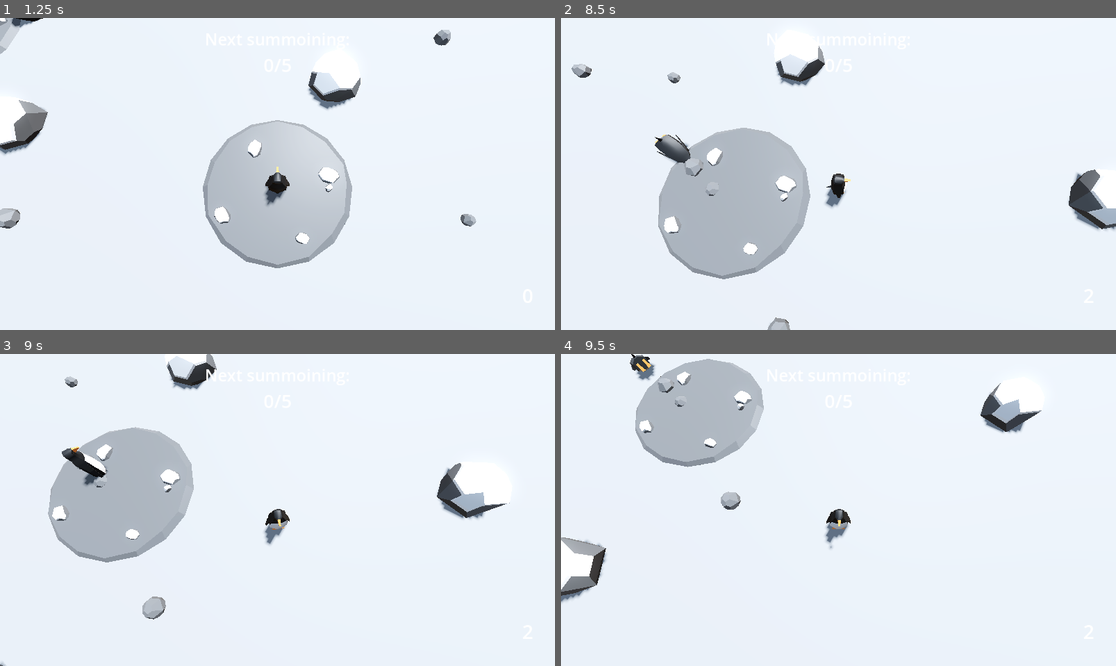
Above: before the commit, frames 1-4 (two rows, left to right).
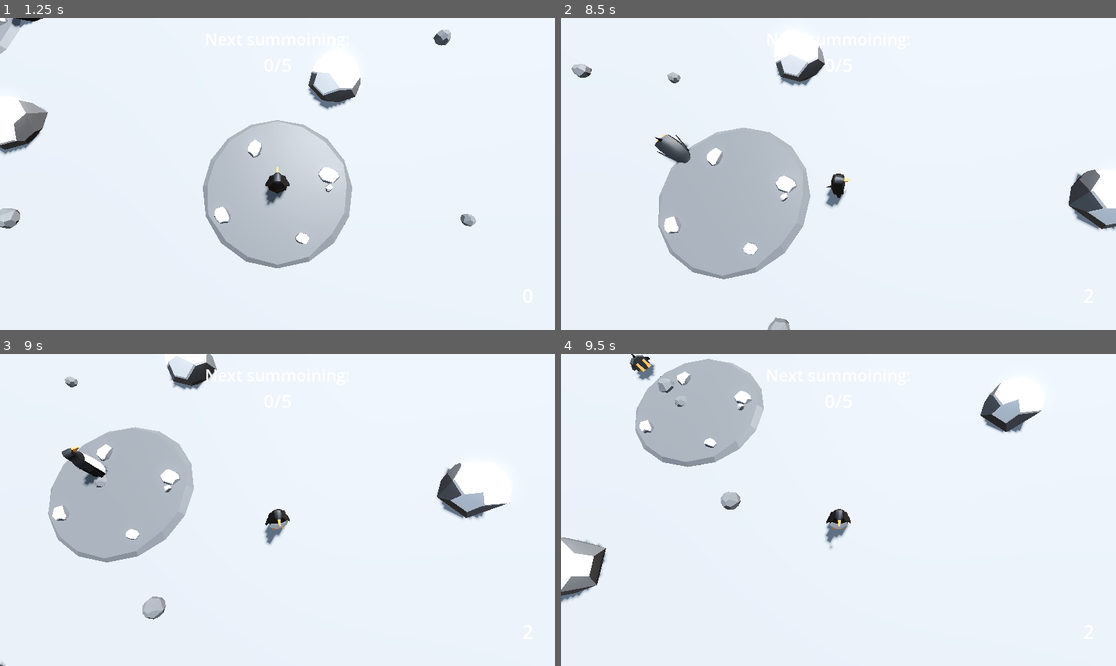
Above: after the commit, the same moments.

Repository: Edtg/Ludum-Dare-55
Game: Godot game, scene res://scenes/main.tscn
Same seed, same stepped clock (60 frames per second), same inputs: the game is played once before the commit and once after it.
Inputs:
- Up to frame 1 (1.25 s): click "Play" at 0.5 s
- Up to frame 2 (8.5 s): hold W (move_forward) 1.28-2.78 s; tap Space (slide) every 0.75 s from 1.35 to 8.1 s; hold A (move_left) 2.78-4.28 s; hold S (move_back) 4.28-5.03 s; hold D (move_right) 5.03-5.78 s; hold W (move_forward) 5.78-6.53 s; hold D (move_right) from 6.53 s (still down)
- Up to frame 3 (9 s): release D (move_right) at 8.78 s; hold S (move_back) from 8.78 s (still down); tap Space (slide) at 8.85 s
- Up to frame 4 (9.5 s): keep holding S (move_back)

Frame 1 is identical in both runs. In frame 2, less than 0.1% of the frame differs, in the area x 16-29%, y 37-58%; in frame 3, less than 0.1%; in frame 4, less than 0.1%.

Commit message:
Added avoidance to navigation agents

Diff:
--- a/scenes/characters/enemy.gd
+++ b/scenes/characters/enemy.gd
@@ -78,8 +78,6 @@
 		else:
 			anim_player.stop()
 
-		move_and_slide()
-
 
 func get_closest_rock() -> Node3D:
 	var rocks = get_tree().get_nodes_in_group("rocks")
@@ -134,3 +132,8 @@
 
 func _on_slide_cooldown_timeout():
 	can_slide = true
+
+
+func _on_navigation_agent_3d_velocity_computed(safe_velocity):
+	if not is_upgrading and nav_agent.is_target_reachable():
+		move_and_slide()
--- a/scenes/characters/enemy.tscn
+++ b/scenes/characters/enemy.tscn
@@ -73,6 +73,7 @@
 
 [node name="NavigationAgent3D" type="NavigationAgent3D" parent="."]
 path_height_offset = 0.25
+avoidance_enabled = true
 
 [node name="UpgradeTimer" type="Timer" parent="."]
 one_shot = true
@@ -90,5 +91,6 @@
 stream = ExtResource("3_lewqs")
 volume_db = -12.0
 
+[connection signal="velocity_computed" from="NavigationAgent3D" to="." method="_on_navigation_agent_3d_velocity_computed"]
 [connection signal="timeout" from="UpgradeTimer" to="." method="_on_upgrade_timer_timeout"]
 [connection signal="timeout" from="SlideCooldown" to="." method="_on_slide_cooldown_timeout"]
